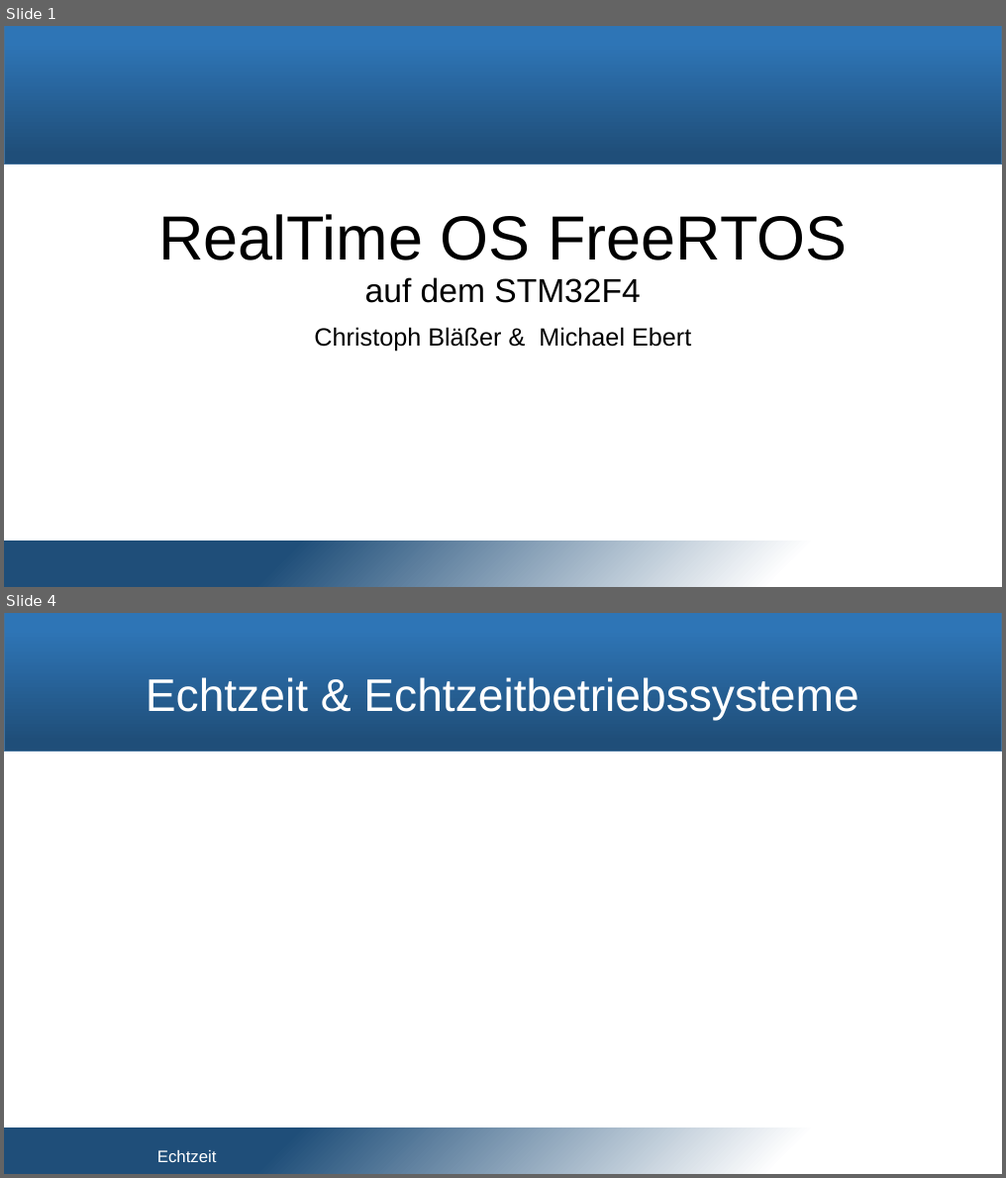
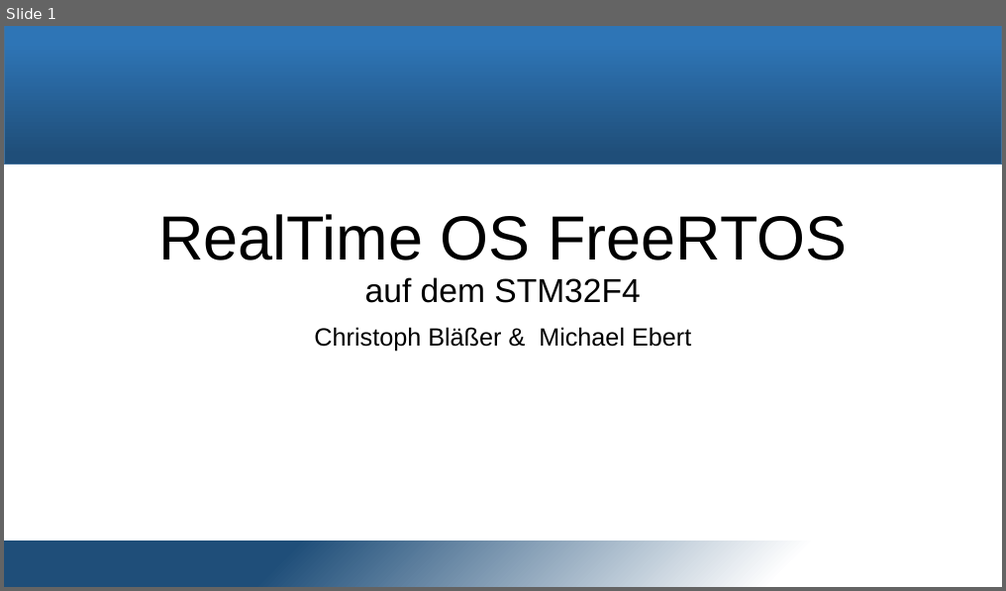
Before and after one commit to snobz/Seminar_BS_2017, a slide deck: Päsi/Seminar Betriebssysteme.pptx. Shown one above the other, each under a label of ours: slides 1 and 4 before the commit, slide 1 after it; the slides between them are not shown. The pictures are 1006x1178 and 1006x591 pixels, drawn with LibreOffice and Linux fonts; fonts in the diff are those of the drawing; background and template pictures are left out. Boxes give left, top, right and bottom in pixels: in the first picture for what was removed or moved away, otherwise in the second. Text is boxed around its words. In the diff, an @@ line names an element or a change of style, - is before the commit and + after.

```diff
--- a/Päsi/Seminar Betriebssysteme.pptx
+++ b/Päsi/Seminar Betriebssysteme.pptx
@@ slide 4 removed at bbox=[4, 613, 1002, 1174], background #FFFFFF; not listed: 2 template elements that a slide beside it also shows @@
@@ title removed at bbox=[146, 677, 858, 721] @@
-Echtzeit & Echtzeitbetriebssysteme
@@ text removed at bbox=[157, 1151, 217, 1162] @@
-Echtzeit
```
Also in this commit, not shown: 6 slides added, 11 other slides removed, 3 other files.
